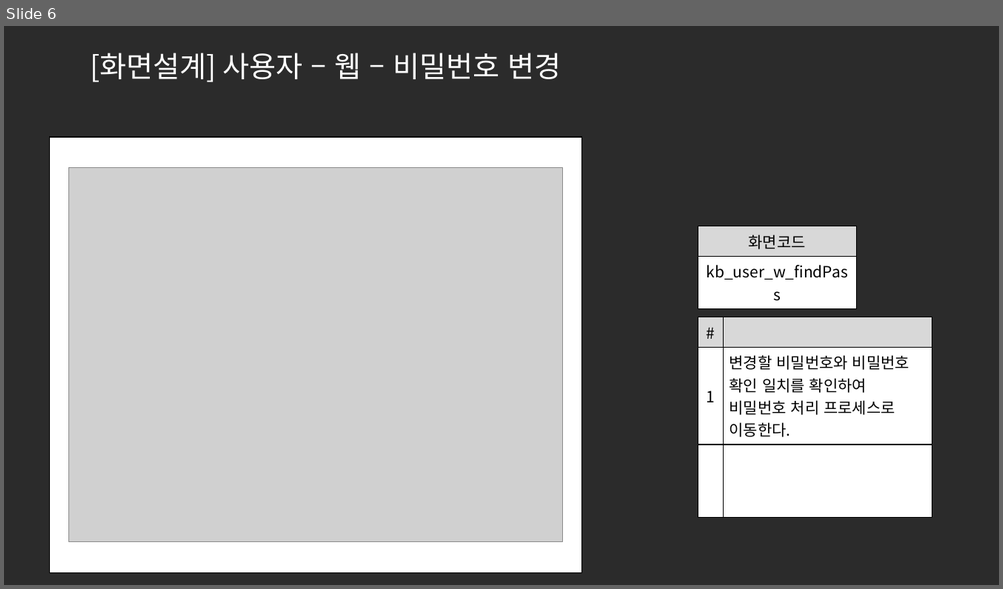
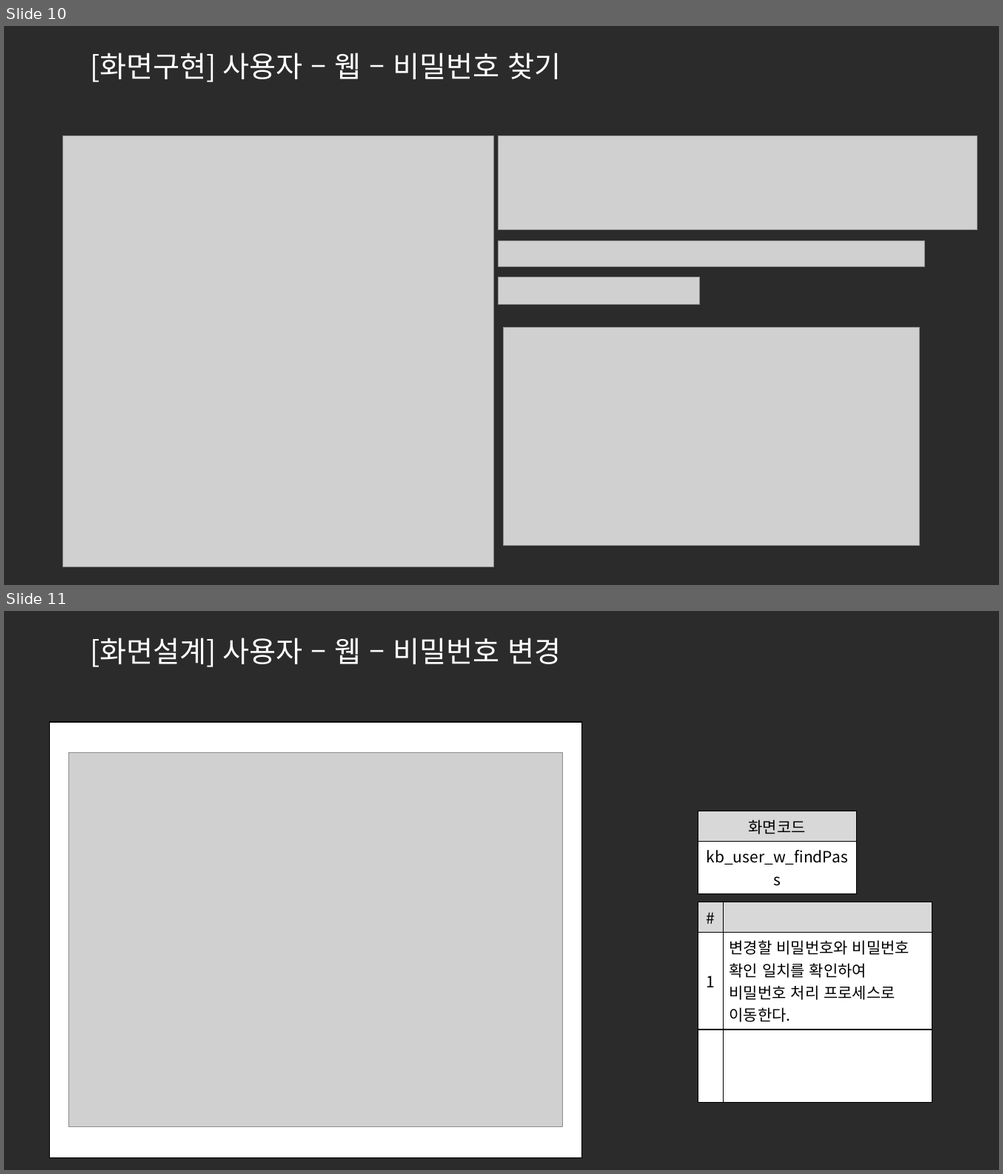
Before and after one commit to ezenteam2/e-Zone, a slide deck: 0 발표용 파워포인트/0424 4차발표/0424 project05 - 파워포인트 - 기범.pptx. Shown one above the other, each under a label of ours: slide 6 before the commit, slides 10 and 11 after it. The pictures are 1003x589 and 1003x1174 pixels, drawn with LibreOffice and Linux fonts; fonts in the diff are those of the drawing; grey boxes stand for pictures; background and template pictures are left out; a plain dark background stands for a picture behind light text. Boxes give left, top, right and bottom in pixels: in the first picture for what was removed or moved away, otherwise in the second. Text is boxed around its words. In the diff, an @@ line names an element or a change of style, - is before the commit and + after.

```diff
--- a/0 발표용 파워포인트/0424 4차발표/0424 project05 - 파워포인트 - 기범.pptx
+++ b/0 발표용 파워포인트/0424 4차발표/0424 project05 - 파워포인트 - 기범.pptx
@@ slide 10 added at <box>4,26,999,585</box>, background picture (left out) @@
@@ title added at <box>90,53,560,82</box>, 28 pt, text #FFFFFF @@
+[화면구현] 사용자 – 웹 – 비밀번호 찾기
@@ picture added at <box>63,136,493,568</box> @@
@@ picture added at <box>498,136,978,230</box> @@
@@ picture added at <box>498,241,925,266</box> @@
@@ picture added at <box>498,278,700,304</box> @@
@@ picture added at <box>504,328,919,546</box> @@
@@ what was slide 6 is now slide 11 @@
```
Also in this commit, not shown: 1 slide changed, 15 other slides added, 1 other file.
